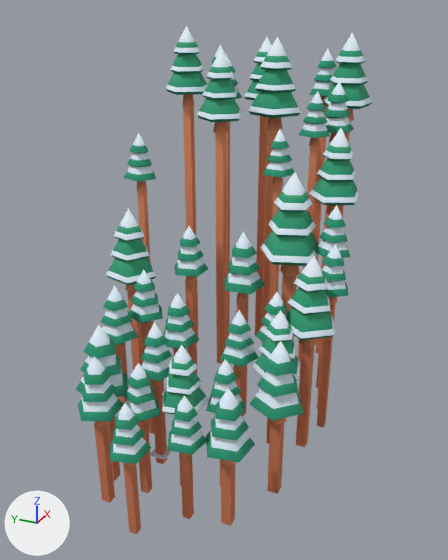
A saved change to the glTF model public/assets/toycar/set-flurry-forest-i.glb.
Before and after are seen from a camera (50 mm lens) standing at (-28.5, -23.1, 22.8) and looking at (0.7, -9.9, 8.3). The lights are fixed; the arrows at lower left show +X, +Y and +Z. The picture after the commit comes second. Where no turn or scale is listed for an object, it has been applied to the vertices. Vertices at exactly the same position are counted once.

In view in the first picture: 'pines' and 1 more.
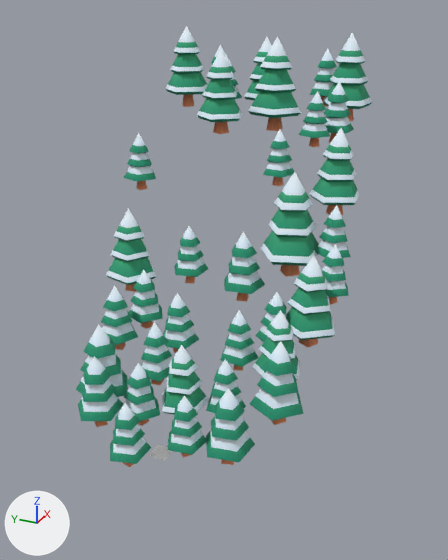
The change, as a list of edits to the scene's bpy script:
```text
Change me_pines:
    used by ob_pines; location = (-5.0, -8.7, 4.55)
    remove me_pines.from_pydata(...)  # 2380 vertices, 3608 faces; spans x -5.9..19.1, y -8.2..5.7, z -5.5..16.7
    add me_pines.from_pydata(...)  # 2092 vertices, 3248 faces; spans x -5.9..19.1, y -8.2..5.7, z -1.5..16.7
    me_pines part 1: 36 loose pieces with 288 vertices, spanning x -5.1..18.2, y -7.4..4.8, z -5.5..12.0, are deleted
```

Changed parts and their boxes (x1, y1, x2, y2) in the pictures (448 x 560 px):
'pines', reshaped (13% shorter): before (76, 26, 372, 535); after (76, 26, 372, 467)
part 1 of me_pines, deleted (brown): before (94, 106, 351, 535)
